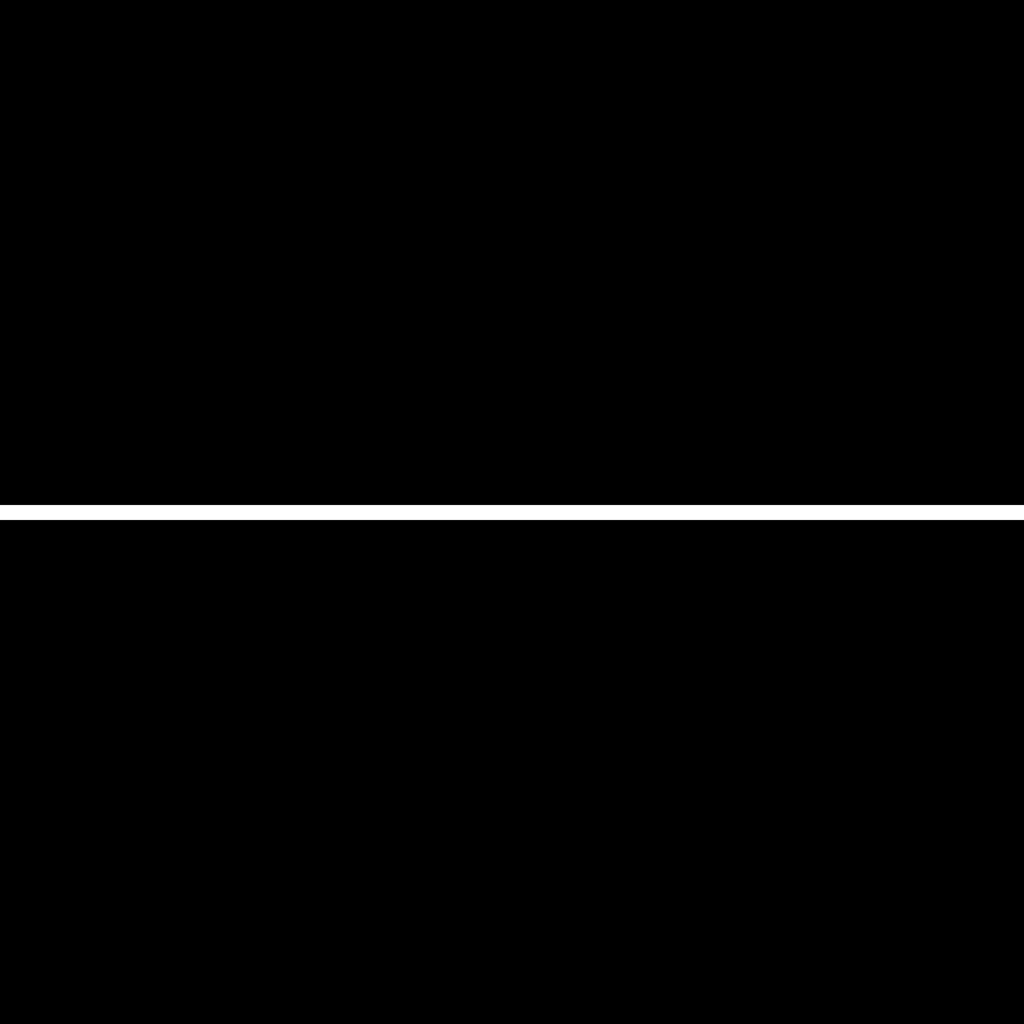
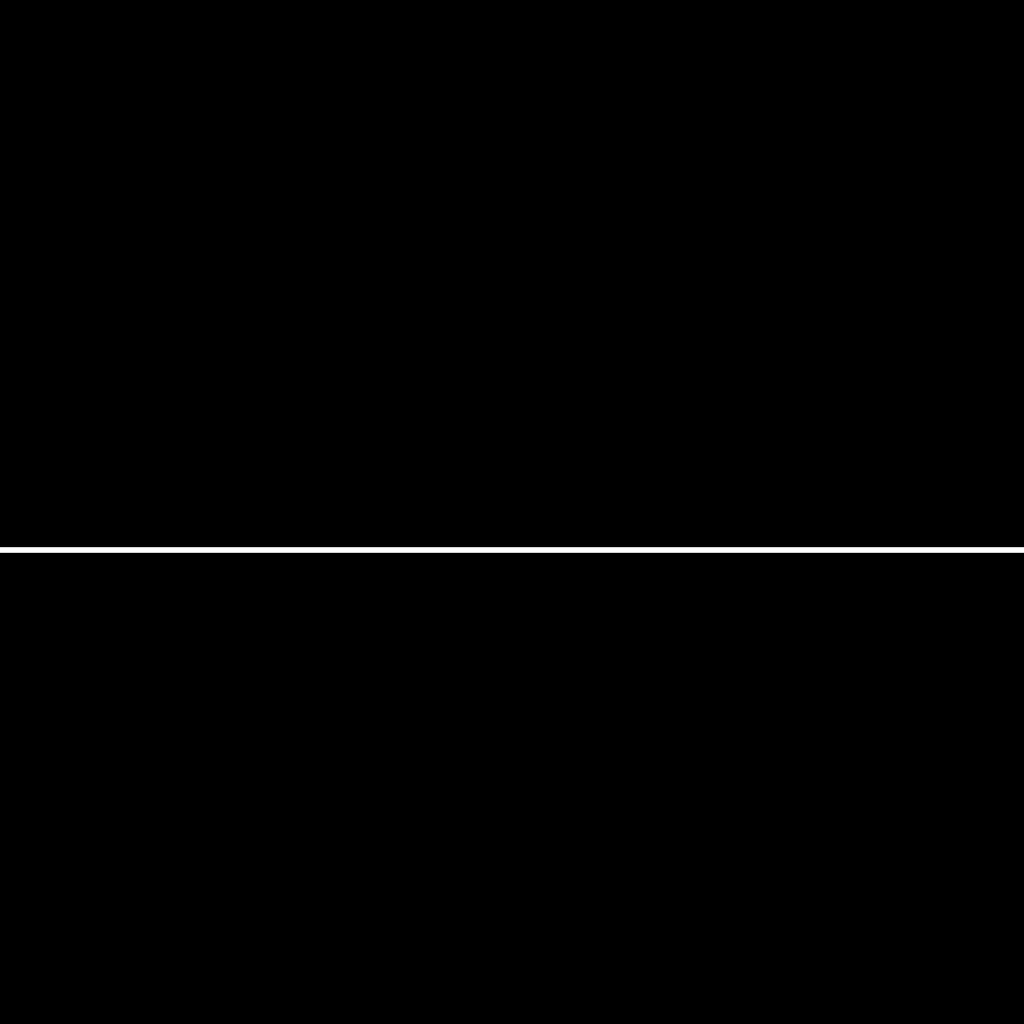
Layered file, before and after one edit (1024 x 1024). Changes by layer:
added layer "Background copy 2" above "Background copy" over [0, 547, 1024, 553]
hid "Background copy" over [0, 504, 1024, 553]
hid "Background" over [0, 504, 1024, 553]
